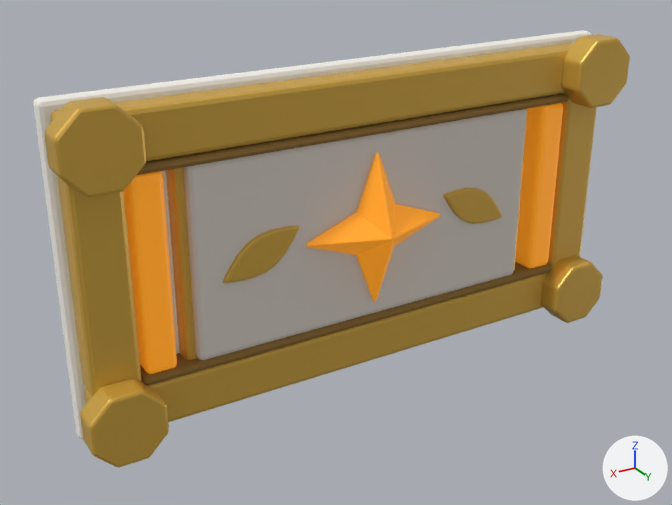
One commit to the glTF model assets/models/board_push_3.glb: the scene before it, then after it.
Rendered twice from a camera (50 mm lens) standing at (0.78, 1.253, 1.063) and looking at (0.059, 0.05, 0.462). Arrows for +X, +Y and +Z are at lower right; the lights stay in place. The older version comes first. Where no turn or scale is listed for an object, it has been applied to the vertices. Vertices at exactly the same position are counted once.

In view in the first picture: 'Back', 'Bar0', 'Bar1', 'Bolt0', 'Bolt1', 'Bolt2', 'Bolt3', 'FrameB', 'FrameL', 'FrameR', 'FrameT', 'Gem', 'LineB', 'LineT', 'Panel', 'PanelEdge', 'PanelLeaf0', 'PanelLeaf1'.
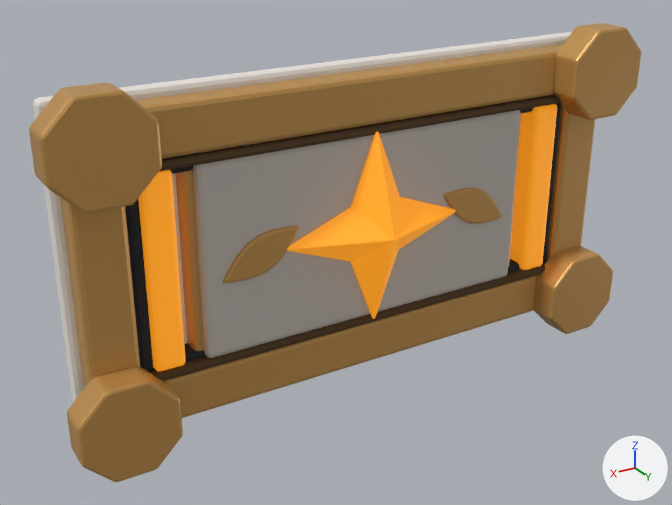
Where the change shows, as pixel boxes [x1, y1, x2, y2] in the pictures (672 x 505 px):
'Panel', recoloured, rescaled
    before: [183, 109, 527, 360]
    after: [193, 110, 520, 358]
'FrameT', recoloured
    both: [135, 44, 563, 159]
'FrameB', recoloured
    both: [164, 275, 537, 418]
'Bolt0', recoloured, reshaped (31% wider, 30% taller)
    before: [45, 97, 146, 197]
    after: [29, 83, 162, 213]
'Back', recoloured
    both: [33, 32, 572, 404]
'FrameR', recoloured
    both: [60, 197, 140, 387]
'Bolt2', recoloured, reshaped (30% wider, 30% taller)
    before: [80, 378, 169, 467]
    after: [67, 366, 183, 482]
'Gem', recoloured, reshaped (25% wider, 25% taller)
    before: [306, 152, 441, 302]
    after: [287, 132, 456, 319]
'Bar1', recoloured, moved
    before: [124, 171, 177, 374]
    after: [138, 170, 186, 371]
'Bolt1', recoloured, reshaped (27% wider, 31% taller)
    before: [561, 34, 630, 108]
    after: [553, 23, 641, 120]
'Bar0', recoloured, moved
    before: [515, 103, 563, 268]
    after: [510, 104, 557, 270]
'FrameL', recoloured
    both: [548, 107, 595, 259]
'Bolt3', recoloured, reshaped (27% wider, 29% taller)
    before: [540, 255, 603, 323]
    after: [533, 246, 613, 334]
'PanelEdge', recoloured, rescaled (mostly hidden)
    before: [166, 109, 528, 360]
    after: [175, 113, 521, 351]
'LineT', recoloured
    both: [160, 95, 561, 171]
'LineB', recoloured
    both: [153, 265, 545, 381]
'GrooveR', added (black)
    after: [125, 199, 153, 372]
'PanelLeaf1', recoloured
    both: [223, 226, 299, 283]
'PanelLeaf0', recoloured
    both: [443, 188, 502, 224]
'GrooveL', added (black)
    after: [543, 103, 561, 263]
'GrooveB', added (mostly hidden)
    after: [146, 259, 545, 372]
'GrooveT', added (mostly hidden)
    after: [170, 103, 560, 174]

Edits to the bpy script that builds the scene:
```text
Change mat_board_stone:
    mat_board_stone.base_color: (0.933, 0.911, 0.848) -> (0.828, 0.787, 0.729)  # white #f7f5ed -> white #ebe5de
Change mat_board_accent:
    mat_board_accent.emission_color: (0.3, 0.106, 0.00402) -> (0.45, 0.16, 0.00604)  # brown #955c0d -> orange #b36f12
Change mat_board_gold:
    mat_board_gold.base_color: (0.692, 0.42, 0.0637) -> (0.587, 0.319, 0.089)  # orange #d9ad47 -> orange #c99954
Change mat_board_gold_dark:
    mat_board_gold_dark.base_color: (0.296, 0.171, 0.0397) -> (0.0946, 0.0509, 0.0174)  # brown #947338 -> brown #574024
Change mat_board_plate:
    mat_board_plate.base_color: (0.683, 0.63, 0.572) -> (0.523, 0.48, 0.434)  # light grey #d7d0c7 -> light grey #bfb8b0
Change me_bar0:
    remove me_bar0.from_pydata(...)  # 56 vertices, 108 faces; spans x -0.4..-0.35, y 0.016..0.073, z 0.343..0.657
    add me_bar0.from_pydata(...)  # 56 vertices, 108 faces; spans x -0.386..-0.336, y 0.016..0.073, z 0.343..0.657
    me_bar0 part 1: the whole mesh is moved by (0.014, 0.0, 0.0)
Change me_bar1:
    remove me_bar1.from_pydata(...)  # 56 vertices, 108 faces; spans x 0.35..0.4, y 0.016..0.073, z 0.343..0.657
    add me_bar1.from_pydata(...)  # 56 vertices, 108 faces; spans x 0.336..0.386, y 0.016..0.073, z 0.343..0.657
    me_bar1 part 2: the whole mesh is moved by (-0.014, 0.0, 0.0)
Change me_bolt0:
    remove me_bolt0.from_pydata(...)  # 112 vertices, 220 faces; spans x 0.3869..0.5051, y 0.065..0.115, z 0.6519..0.7701
    add me_bolt0.from_pydata(...)  # 112 vertices, 220 faces; spans x 0.3684..0.5236, y 0.065..0.123, z 0.6334..0.7886
    me_bolt0 part 3: 112 of 112 vertices moved; they spanned x 0.3869..0.5051, y 0.065..0.115, z 0.6519..0.7701 and now span x 0.3684..0.5236, y 0.065..0.123, z 0.6334..0.7886; mean shift (0.0, 0.004, 0.0)
Change me_bolt1:
    remove me_bolt1.from_pydata(...)  # 112 vertices, 220 faces; spans x -0.5051..-0.3869, y 0.065..0.115, z 0.6519..0.7701
    add me_bolt1.from_pydata(...)  # 112 vertices, 220 faces; spans x -0.5236..-0.3684, y 0.065..0.123, z 0.6334..0.7886
    me_bolt1 part 4: 112 of 112 vertices moved; they spanned x -0.5051..-0.3869, y 0.065..0.115, z 0.6519..0.7701 and now span x -0.5236..-0.3684, y 0.065..0.123, z 0.6334..0.7886; mean shift (0.0, 0.004, 0.0)
Change me_bolt2:
    remove me_bolt2.from_pydata(...)  # 112 vertices, 220 faces; spans x 0.3869..0.5051, y 0.065..0.115, z 0.2299..0.3481
    add me_bolt2.from_pydata(...)  # 112 vertices, 220 faces; spans x 0.3684..0.5236, y 0.065..0.123, z 0.2114..0.3666
    me_bolt2 part 5: 112 of 112 vertices moved; they spanned x 0.3869..0.5051, y 0.065..0.115, z 0.2299..0.3481 and now span x 0.3684..0.5236, y 0.065..0.123, z 0.2114..0.3666; mean shift (0.0, 0.004, 0.0)
Change me_bolt3:
    remove me_bolt3.from_pydata(...)  # 112 vertices, 220 faces; spans x -0.5051..-0.3869, y 0.065..0.115, z 0.2299..0.3481
    add me_bolt3.from_pydata(...)  # 112 vertices, 220 faces; spans x -0.5236..-0.3684, y 0.065..0.123, z 0.2114..0.3666
    me_bolt3 part 6: 112 of 112 vertices moved; they spanned x -0.5051..-0.3869, y 0.065..0.115, z 0.2299..0.3481 and now span x -0.5236..-0.3684, y 0.065..0.123, z 0.2114..0.3666; mean shift (0.0, 0.004, 0.0)
Change me_gem:
    remove me_gem.from_pydata(...)  # 66 vertices, 128 faces; spans x -0.131..0.131, y 0.054..0.126, z 0.369..0.631
    add me_gem.from_pydata(...)  # 66 vertices, 128 faces; spans x -0.165..0.165, y 0.048..0.132, z 0.335..0.665
    me_gem part 7: the whole mesh is multiplied about its middle by the matrix ((1.266, 0.0, 0.0), (0.0, 1.171, 0.0), (0.0, 0.0, 1.266))
Change me_panel:
    remove me_panel.from_pydata(...)  # 56 vertices, 108 faces; spans x -0.316..0.316, y 0.016..0.072, z 0.341..0.659
    add me_panel.from_pydata(...)  # 56 vertices, 108 faces; spans x -0.302..0.302, y 0.016..0.072, z 0.341..0.659
    me_panel part 8: the whole mesh is scaled about its middle by (0.955, 1, 1)
Change me_paneledge:
    remove me_paneledge.from_pydata(...)  # 56 vertices, 108 faces; spans x -0.331..0.331, y 0.006..0.058, z 0.326..0.674
    add me_paneledge.from_pydata(...)  # 56 vertices, 108 faces; spans x -0.317..0.317, y 0.006..0.058, z 0.326..0.674
    me_paneledge part 9: the whole mesh is scaled about its middle by (0.957, 1, 1)
Add ob_groovet:
    ob_groovet = bpy.data.objects.new('GrooveT', me_groovet)  # 56 vertices, 108 faces; spans x -0.407..0.407, y 0.0..0.06, z 0.644..0.672; in mat_board_recess (black #131b21)
    ob_groovet.location = (0.0, 0.0, 0.0)
Add ob_groover:
    ob_groover = bpy.data.objects.new('GrooveR', me_groover)  # 56 vertices, 108 faces; spans x 0.379..0.407, y 0.0..0.06, z 0.328..0.672; in mat_board_recess (black #131b21)
    ob_groover.location = (0.0, 0.0, 0.0)
Add ob_groovel:
    ob_groovel = bpy.data.objects.new('GrooveL', me_groovel)  # 56 vertices, 108 faces; spans x -0.407..-0.379, y 0.0..0.06, z 0.328..0.672; in mat_board_recess (black #131b21)
    ob_groovel.location = (0.0, 0.0, 0.0)
Add ob_grooveb:
    ob_grooveb = bpy.data.objects.new('GrooveB', me_grooveb)  # 56 vertices, 108 faces; spans x -0.407..0.407, y 0.0..0.06, z 0.328..0.356; in mat_board_recess (black #131b21)
    ob_grooveb.location = (0.0, 0.0, 0.0)
```
